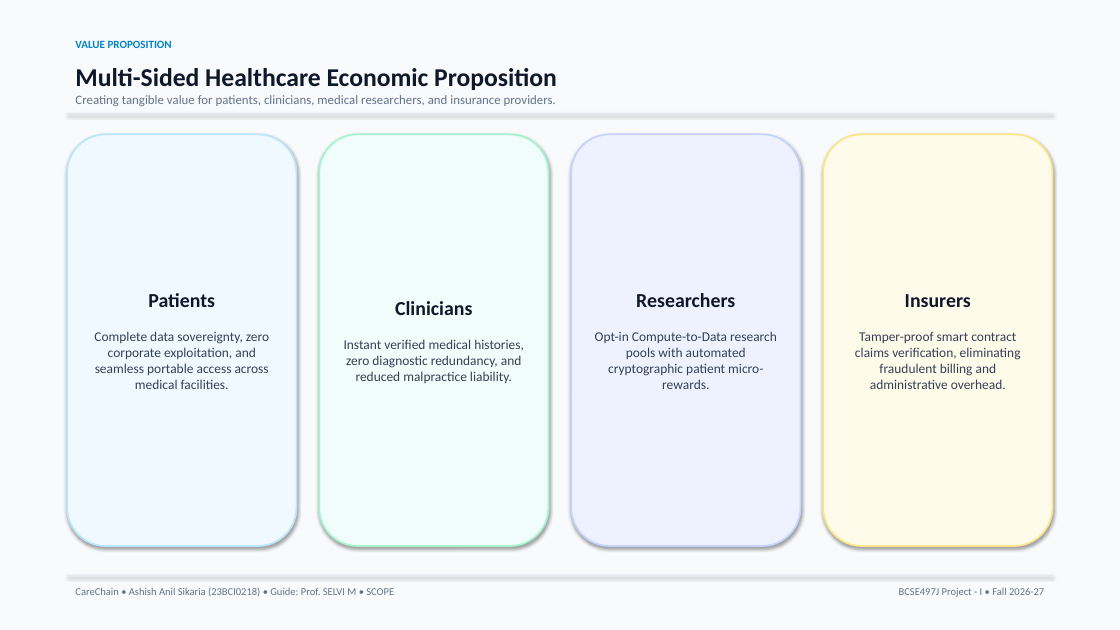
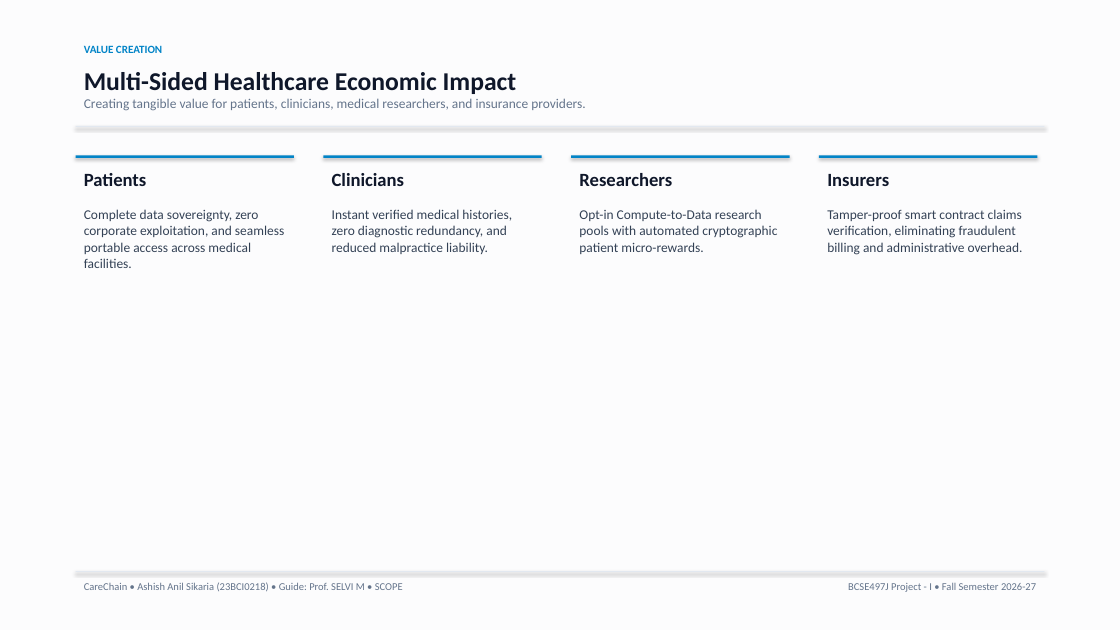
Before and after one commit to ashishanilsikaria/CareChain, a slide deck: slide 8 of docs/presentation/CareChain_Presentation.pptx. Drawn at 1120x630 pixels with LibreOffice and Linux fonts; fonts in the diff are those of the drawing. Boxes give left, top, right and bottom in pixels: in the first picture for what was removed or moved away, otherwise in the second. Text is boxed around its words. In the diff, an @@ line names an element or a change of style, - is before the commit and + after.

Commit message:
refactor(presentation): restructure slides with natural human-crafted layout, open whitespace, and editorial typography

```diff
--- a/docs/presentation/CareChain_Presentation.pptx
+++ b/docs/presentation/CareChain_Presentation.pptx
@@ rectangle at box(0, 0, 1120, 630): fill #F8FAFC to #FCFCFD @@
@@ text at box(84, 45, 162, 53): text changed @@
-VALUE PROPOSITION
+VALUE CREATION
@@ text "Multi-Sided Healthcare Economic Impact": place and size @@
-text "Multi-Sided Healthcare Economic Impact" at box(75, 68, 557, 106)
+text "Multi-Sided Healthcare Economic Impact" at box(84, 72, 586, 110)
@@ text at box(84, 72, 517, 94): text changed @@
-Multi-Sided Healthcare Economic Proposition
+Multi-Sided Healthcare Economic Impact
@@ text at box(84, 98, 586, 110): size 11 to 11.5 pt in "Creating tangible value for patients, clinicians, medical ..." @@
@@ rectangle: place and size @@
-rectangle at box(67, 113, 1053, 114)
+rectangle at box(76, 126, 1044, 127)
@@ text "Patients": place and size @@
-text "Patients" at box(67, 134, 297, 546)
+text "Patients" at box(84, 173, 284, 268)
@@ text "Patients" at box(84, 173, 284, 268): size 17 to 16 pt in "Patients"; alignment centre to left; vertical alignment middle to top; fill #F0F9FF to none; outline #BAE6FD 1.5 pt to none; shadow off @@
@@ rectangle added at box(76, 155, 294, 158), fill #0284C7 @@
@@ text "Clinicians": place and size @@
-text "Clinicians" at box(319, 134, 549, 546)
+text "Clinicians" at box(332, 173, 512, 254)
@@ text "Clinicians" at box(332, 173, 512, 254): size 17 to 16 pt in "Clinicians"; alignment centre to left; vertical alignment middle to top; fill #F0FDFA to none; outline #A7F3D0 1.5 pt to none; shadow off @@
@@ rectangle added at box(323, 155, 542, 158), fill #0284C7 @@
@@ text "Researchers": place and size @@
-text "Researchers" at box(571, 134, 801, 546)
+text "Researchers" at box(579, 173, 777, 254)
@@ text "Researchers" at box(579, 173, 777, 254): size 17 to 16 pt in "Researchers"; alignment centre to left; vertical alignment middle to top; fill #EEF2FF to none; outline #C7D2FE 1.5 pt to none; shadow off @@
@@ rectangle added at box(571, 155, 790, 158), fill #0284C7 @@
@@ text "Insurers": place and size @@
-text "Insurers" at box(823, 134, 1053, 546)
+text "Insurers" at box(827, 174, 1023, 255)
@@ text "Insurers" at box(827, 174, 1023, 255): size 17 to 16 pt in "Insurers"; alignment centre to left; vertical alignment middle to top; fill #FFFBEB to none; outline #FDE68A 1.5 pt to none; shadow off @@
@@ rectangle added at box(819, 155, 1038, 158), fill #0284C7 @@
@@ text "CareChain • Ashish Anil Sikaria ...": place and size @@
-text "CareChain • Ashish Anil Sikaria ..." at box(75, 587, 394, 596)
+text "CareChain • Ashish Anil Sikaria ..." at box(84, 582, 403, 591)
@@ rectangle: place and size @@
-rectangle at box(67, 576, 1053, 576)
+rectangle at box(76, 571, 1044, 572)
@@ text at box(848, 583, 1036, 592): text changed @@
-BCSE497J Project - I • Fall 2026-27
+BCSE497J Project - I • Fall Semester 2026-27
```
Also in this commit, not shown: 9 other slides changed, 1 other file.
